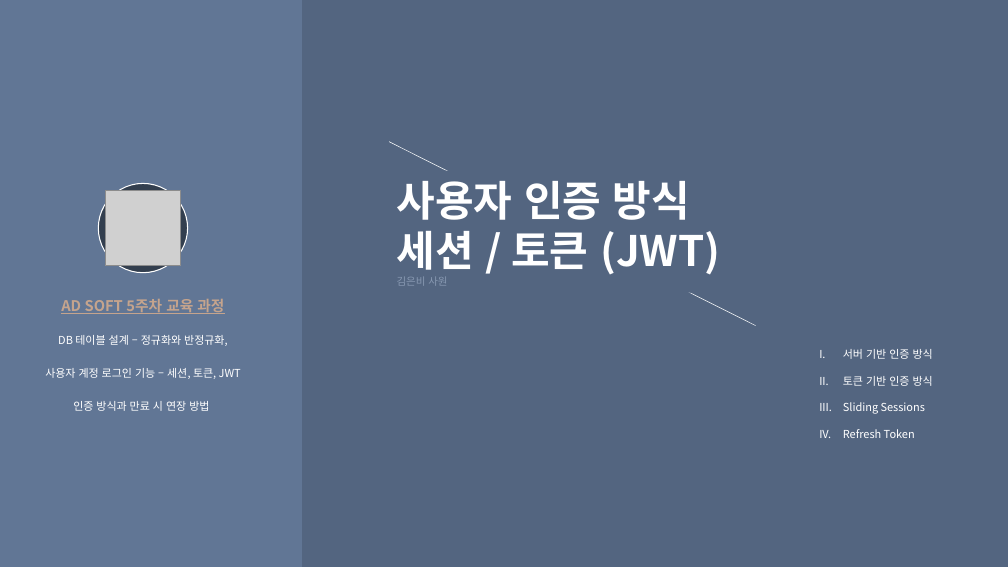
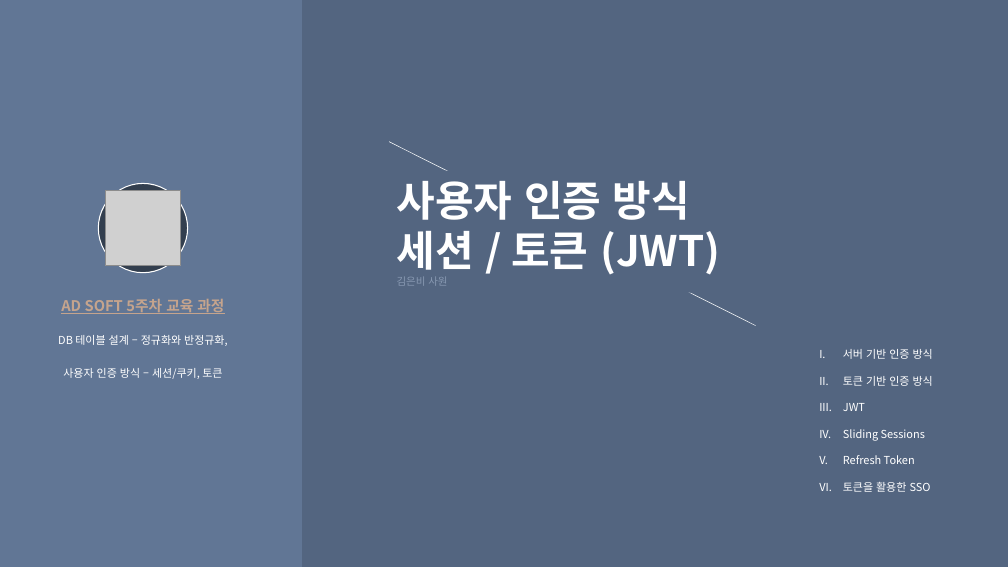
Before and after one commit to eunbee-kim/dmsql1471, a slide deck: slide 9 of 교육/5주차_DB정규화_반정규화_서버인증_세션과쿠키.pptx. Drawn at 1008x567 pixels with LibreOffice and Linux fonts; fonts in the diff are those of the drawing; grey boxes stand for pictures. Boxes give left, top, right and bottom in pixels: in the first picture for what was removed or moved away, otherwise in the second. Text is boxed around its words. In the diff, an @@ line names an element or a change of style, - is before the commit and + after.

```diff
--- a/교육/5주차_DB정규화_반정규화_서버인증_세션과쿠키.pptx
+++ b/교육/5주차_DB정규화_반정규화_서버인증_세션과쿠키.pptx
@@ text at <box>63,368,222,379</box>: text changed @@
-사용자 계정 로그인 기능 – 세션, 토큰, JWT 인증 방식과 만료 시 연장 방법
+사용자 인증 방식 – 세션/쿠키, 토큰
@@ text at <box>843,403,865,411</box>: paragraph added @@
+III. JWT
@@ text at <box>843,482,931,492</box>: paragraph added @@
+VI. 토큰을 활용한 SSO
```
Also in this commit, not shown: 8 other slides changed, 4 slides added.
